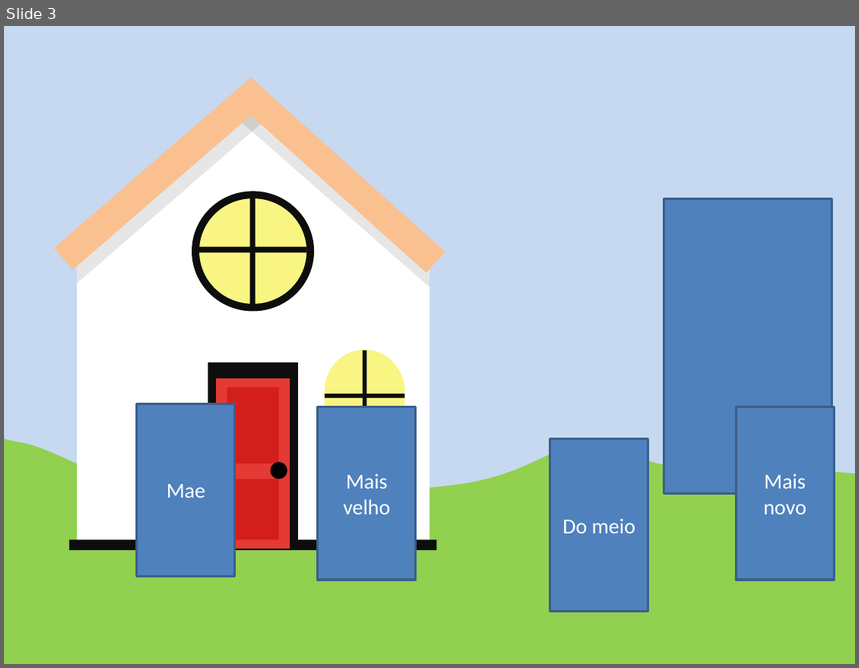
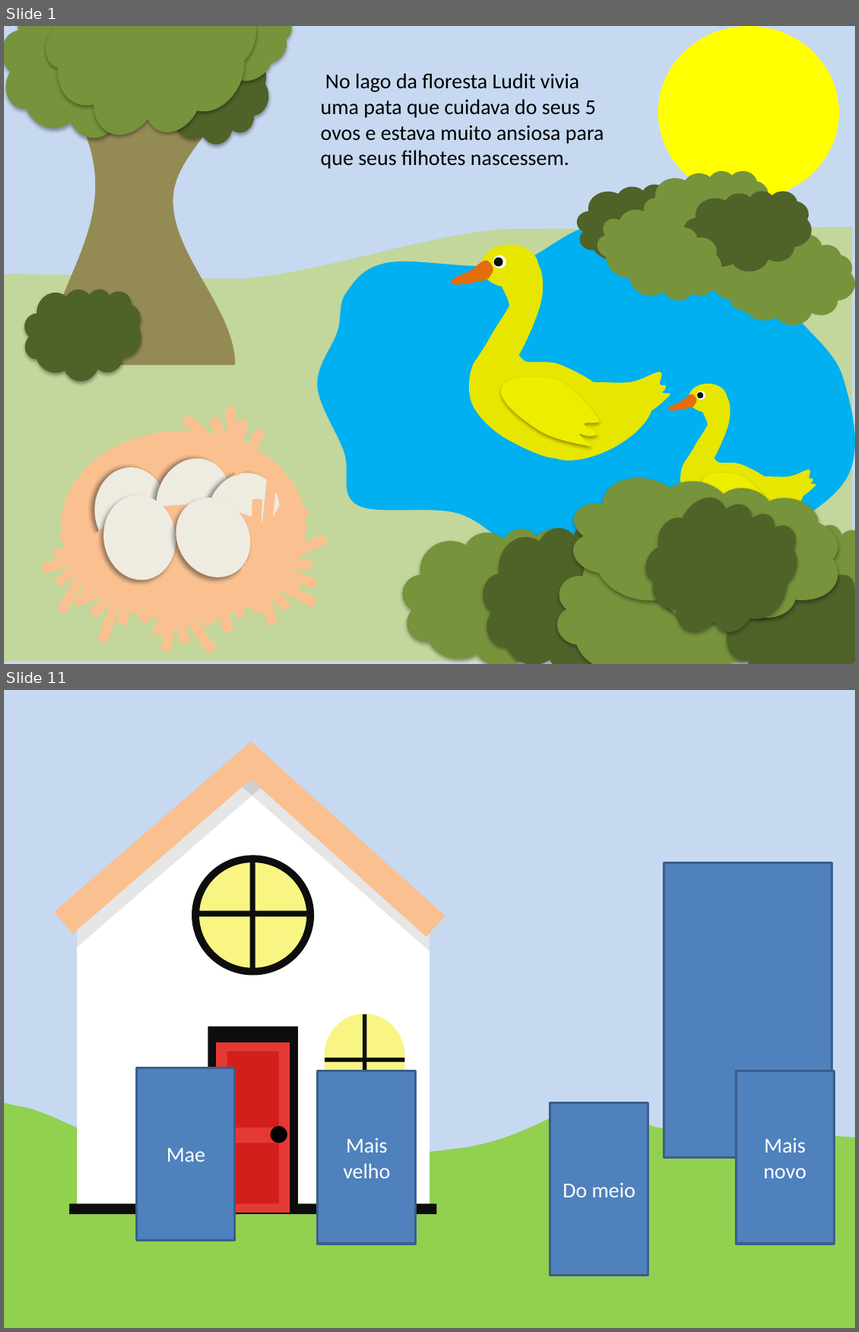
Before and after one commit to gustavoFG28/Ludit, a slide deck: Historias/fundos.pptx. Shown one above the other, each under a label of ours: slide 3 before the commit, slides 1 and 11 after it; the slides between them are not shown. The pictures are 859x668 and 859x1332 pixels, drawn with LibreOffice and Linux fonts; fonts in the diff are those of the drawing. Boxes give left, top, right and bottom in pixels: in the first picture for what was removed or moved away, otherwise in the second. Text is boxed around its words. In the diff, an @@ line names an element or a change of style, - is before the commit and + after.

```diff
--- a/Historias/fundos.pptx
+++ b/Historias/fundos.pptx
@@ slide 1 added at (x1=4, y1=26, x2=855, y2=664), background #C6D9F1 @@
@@ cloud added at (x1=4, y1=26, x2=182, y2=138), fill #77933C @@
@@ cloud added at (x1=18, y1=26, x2=280, y2=174), fill #77933C @@
@@ cloud added at (x1=141, y1=26, x2=306, y2=110), fill #77933C @@
@@ ellipse added at (x1=658, y1=26, x2=840, y2=199), fill #FFFF00 @@
@@ freeform shape added at (x1=47, y1=70, x2=235, y2=365), fill #948A54 @@
@@ cloud added at (x1=161, y1=50, x2=268, y2=145), fill #4F6228 @@
@@ text added at (x1=321, y1=73, x2=604, y2=169), 18 pt, text #000000 @@
+No lago da floresta Ludit vivia uma pata que cuidava do seus 5 ovos e estava muito ansiosa para que seus filhotes nascessem.
@@ cloud added at (x1=577, y1=184, x2=705, y2=265), fill #4F6228 @@
@@ cloud added at (x1=644, y1=170, x2=772, y2=251), fill #77933C @@
@@ cloud added at (x1=584, y1=191, x2=734, y2=323), fill #77933C @@
@@ cloud added at (x1=684, y1=191, x2=812, y2=271), fill #4F6228 @@
@@ freeform shape added at (x1=4, y1=227, x2=853, y2=662), fill #C3D69B @@
@@ freeform shape added at (x1=317, y1=224, x2=855, y2=553), fill #00B0F0 @@
@@ cloud added at (x1=698, y1=224, x2=826, y2=304), fill #77933C @@
@@ cloud added at (x1=728, y1=245, x2=855, y2=325), fill #77933C @@
@@ group added at (x1=449, y1=245, x2=675, y2=477): 6 freeform shapes, 4 ellipses @@
@@ cloud added at (x1=19, y1=281, x2=147, y2=387), fill #4F6228 @@
@@ group added at (x1=666, y1=383, x2=819, y2=541): 6 freeform shapes, 4 ellipses @@
@@ cloud added at (x1=558, y1=452, x2=852, y2=649), fill #77933C @@
@@ cloud added at (x1=624, y1=471, x2=816, y2=664), fill #4F6228 @@
@@ group added at (x1=41, y1=406, x2=328, y2=643): 43 rectangles, 7 ellipses @@
@@ cloud added at (x1=484, y1=524, x2=658, y2=664), fill #4F6228 @@
@@ cloud added at (x1=544, y1=526, x2=781, y2=664), fill #77933C @@
@@ cloud added at (x1=698, y1=526, x2=855, y2=664), fill #4F6228 @@
@@ cloud added at (x1=718, y1=506, x2=855, y2=664), fill #77933C @@
@@ cloud added at (x1=403, y1=529, x2=598, y2=664), fill #77933C @@
@@ group added at (x1=138, y1=582, x2=217, y2=655): 6 rectangles @@
@@ what was slide 3 is now slide 11 @@
```
Also in this commit, not shown: 12 other slides added, 3 slides removed, 1 other file.
